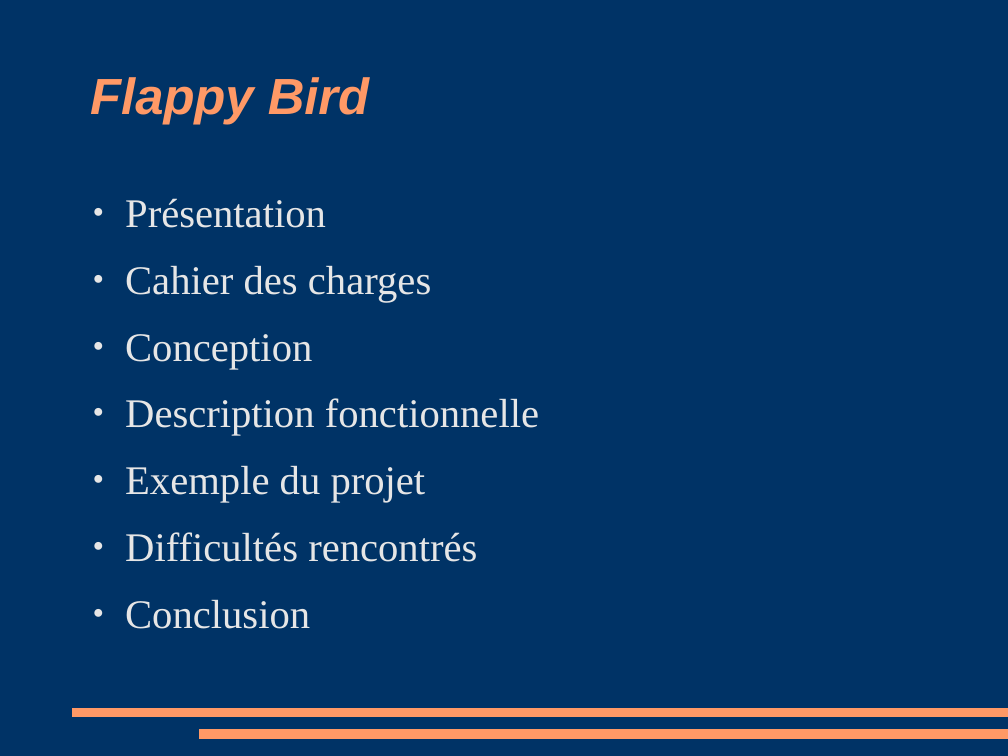
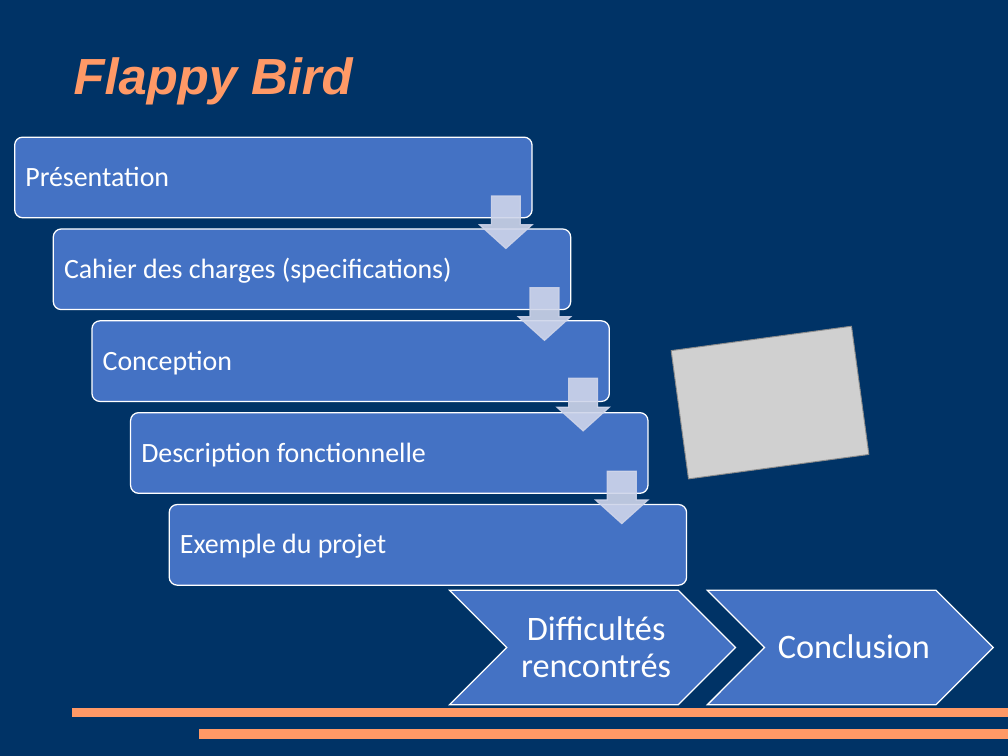
Before and after one commit to errazur/Flappy, a slide deck: slide 1 of diapo/projet flappy diapo.odp. Drawn at 1008x756 pixels with LibreOffice and Linux fonts; fonts in the diff are those of the drawing; grey boxes stand for pictures. Boxes give left, top, right and bottom in pixels: in the first picture for what was removed or moved away, otherwise in the second. Text is boxed around its words. In the diff, an @@ line names an element or a change of style, - is before the commit and + after.

```diff
--- a/diapo/projet flappy diapo.odp
+++ b/diapo/projet flappy diapo.odp
@@ title "Flappy Bird": place and size @@
-title "Flappy Bird" at (90,77,369,125)
+title "Flappy Bird" at (74,57,352,104)
@@ text removed at (125,198,539,629) @@
-● Présentation
-● Cahier des charges
-● Conception
-● Description fonctionnelle
-● Exemple du projet
-● Difficultés rencontrés
-● Conclusion
@@ picture added at (672,326,870,479) @@
@@ group added at (15,137,687,585): 9 freeform shapes @@
+Présentation
+Cahier des charges (specifications)
+Conception
+Description fonctionnelle
+Exemple du projet
@@ freeform shape added at (450,591,736,705), fill #4472C4, outline #FFFFFF 0.99 pt, 27 pt, text #FFFFFF @@
+Difficultés rencontrés
@@ freeform shape added at (708,591,994,705), fill #4472C4, outline #FFFFFF 0.99 pt, 27 pt, text #FFFFFF @@
+Conclusion
```
Also in this commit, not shown: 1 other slide changed.
